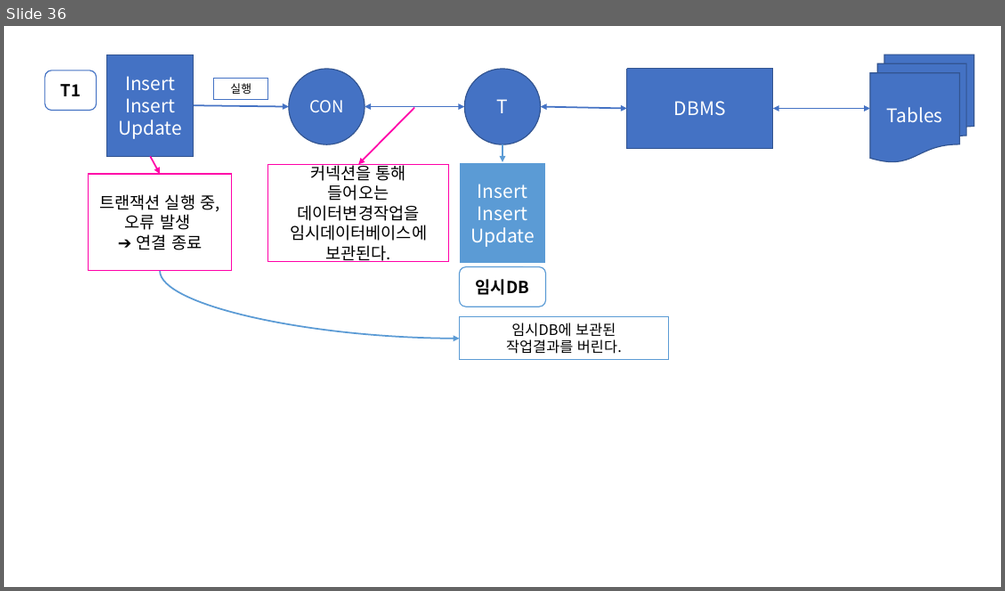
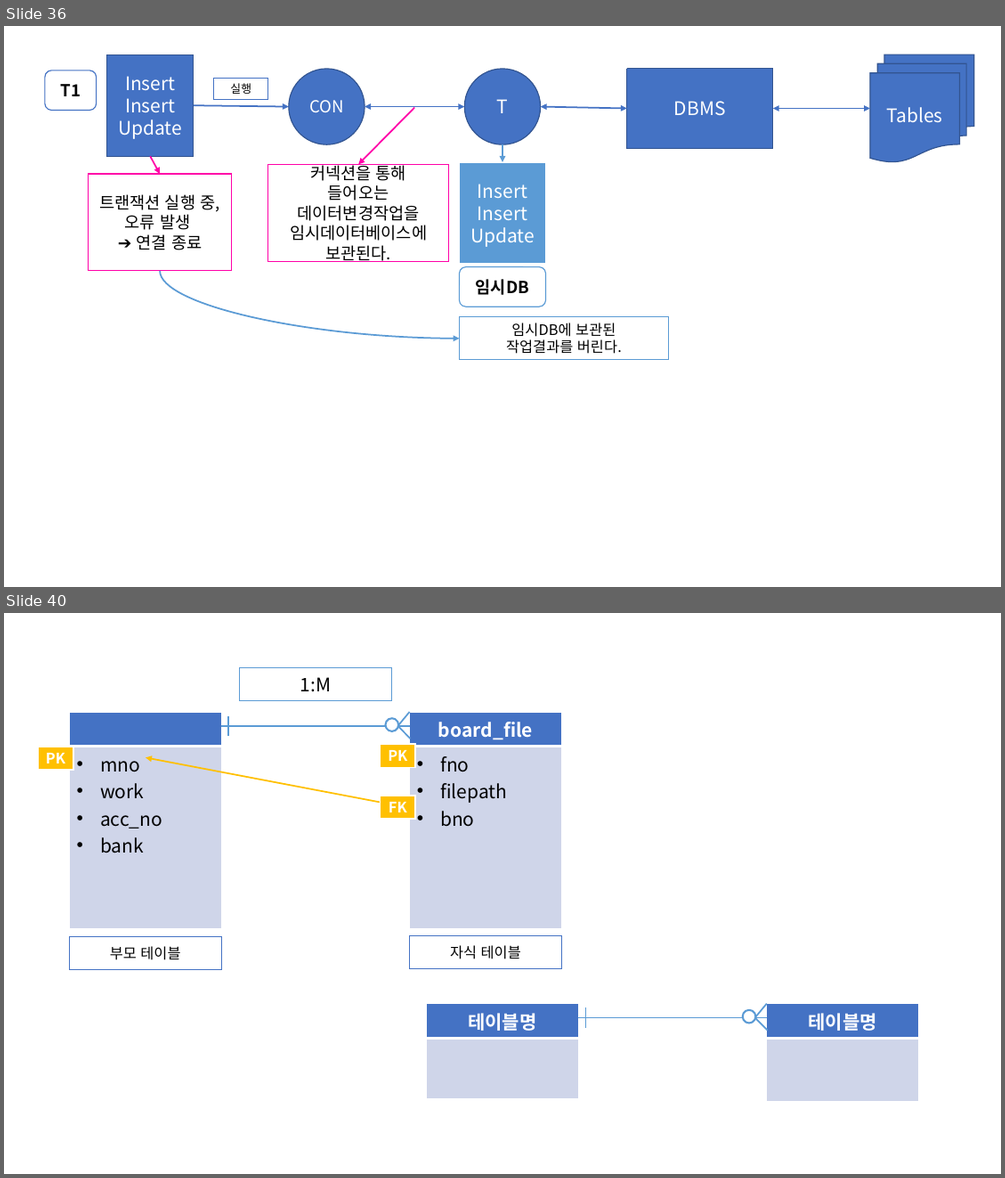
Before and after one commit to Dingadung/2022-study-workspace, a slide deck: study-note/데이터베이스/2022-09-07 내용정리.pptx. Shown one above the other, each under a label of ours: slide 36 before the commit, slides 36 and 40 after it; the slides between them are not shown. The pictures are 1005x591 and 1005x1178 pixels, drawn with LibreOffice and Linux fonts; fonts in the diff are those of the drawing. Boxes give left, top, right and bottom in pixels: in the first picture for what was removed or moved away, otherwise in the second. Text is boxed around its words. In the diff, an @@ line names an element or a change of style, - is before the commit and + after.

```diff
--- a/study-note/데이터베이스/2022-09-07 내용정리.pptx
+++ b/study-note/데이터베이스/2022-09-07 내용정리.pptx
@@ slide 40 added at (x1=4, y1=613, x2=1001, y2=1174), background #FFFFFF @@
@@ rectangle added at (x1=240, y1=668, x2=391, y2=701), fill #FFFFFF, outline #5B9BD5 1 pt, 18 pt, text #000000 @@
+1:M
@@ table added at (x1=69, y1=712, x2=221, y2=925), 2 rows, 1 columns @@
+
+mno / work / acc_no / bank
@@ line added from (228, 716) to (228, 736), #5B9BD5 1.5 pt @@
@@ ellipse added at (x1=386, y1=718, x2=398, y2=731), fill #FFFFFF, outline #5B9BD5 1.75 pt @@
@@ line added from (409, 712) to (398, 726), #5B9BD5 1.5 pt @@
@@ table added at (x1=409, y1=712, x2=561, y2=925), 2 rows, 1 columns @@
+board_file
+fno / filepath / bno
@@ line added from (222, 726) to (409, 726), #5B9BD5 1.5 pt @@
@@ rectangle added at (x1=380, y1=744, x2=415, y2=767), fill #FFC000, outline #FFFFFF 1.5 pt, 14 pt, text #FFFFFF, bold @@
+PK
@@ line added from (398, 726) to (410, 738), #5B9BD5 1.5 pt @@
@@ rectangle added at (x1=39, y1=747, x2=73, y2=770), fill #FFC000, outline #FFFFFF 1.5 pt, 14 pt, text #FFFFFF, bold @@
+PK
@@ arrow added from (409, 807) to (146, 757), #FFC000 1.5 pt @@
@@ rectangle added at (x1=380, y1=795, x2=415, y2=819), fill #FFC000, outline #FFFFFF 1.5 pt, 14 pt, text #FFFFFF, bold @@
+FK
@@ rectangle added at (x1=69, y1=936, x2=221, y2=969), fill #FFFFFF, outline #4472C4 1 pt, 14 pt, text #000000 @@
+부모 테이블
@@ rectangle added at (x1=409, y1=936, x2=561, y2=969), fill #FFFFFF, outline #4472C4 1 pt, 14 pt, text #000000 @@
+자식 테이블
@@ table added at (x1=427, y1=1004, x2=578, y2=1094), 2 rows, 1 columns @@
+테이블명
+
@@ line added from (586, 1008) to (586, 1027), #5B9BD5 1.5 pt @@
@@ ellipse added at (x1=743, y1=1010, x2=755, y2=1022), fill #FFFFFF, outline #5B9BD5 1.75 pt @@
@@ line added from (767, 1004) to (755, 1018), #5B9BD5 1.5 pt @@
@@ table added at (x1=767, y1=1004, x2=919, y2=1096), 2 rows, 1 columns @@
+테이블명
+
@@ line added from (578, 1018) to (767, 1018), #5B9BD5 1.5 pt @@
@@ line added from (755, 1018) to (768, 1030), #5B9BD5 1.5 pt @@
```
Also in this commit, not shown: 3 other slides added, 2 slides removed, 3 other files.
